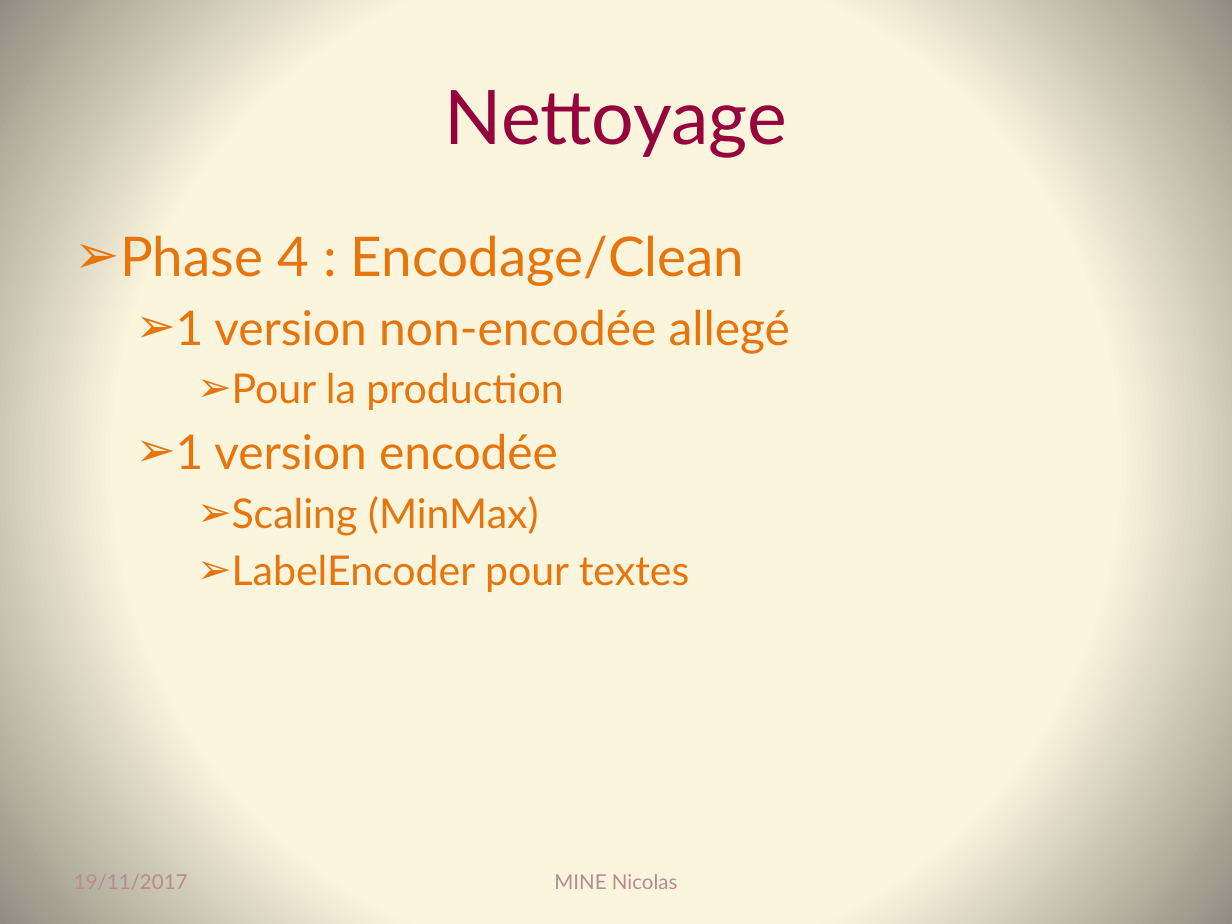
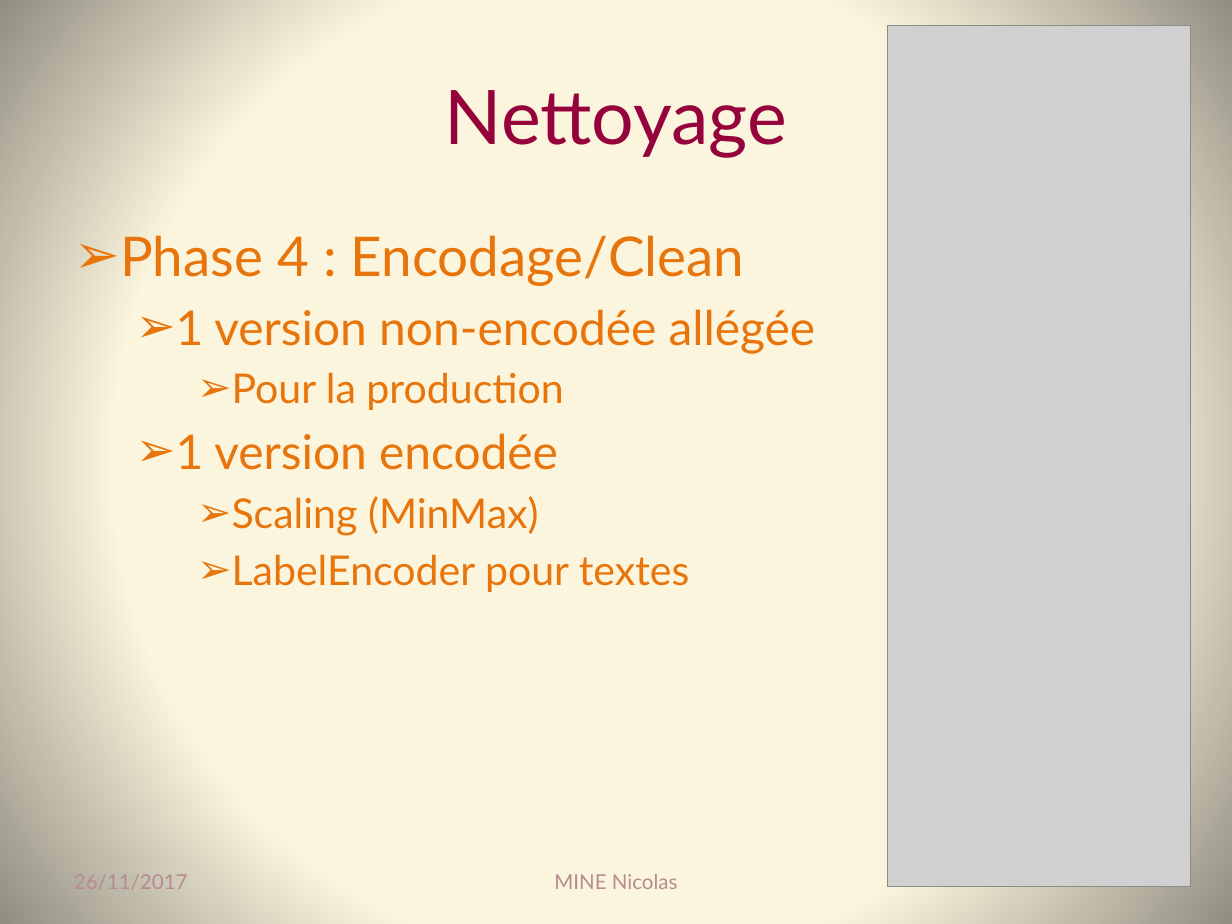
Before and after one commit to Coni63/OC_DS, a slide deck: slide 7 of P3/Presentation-projet_3.pptx. Drawn at 1232x924 pixels with LibreOffice and Linux fonts; fonts in the diff are those of the drawing; grey boxes stand for pictures. Boxes give left, top, right and bottom in pixels: in the first picture for what was removed or moved away, otherwise in the second. Text is boxed around its words. In the diff, an @@ line names an element or a change of style, - is before the commit and + after.

```diff
--- a/P3/Presentation-projet_3.pptx
+++ b/P3/Presentation-projet_3.pptx
@@ picture added at [887,26,1190,887] @@
@@ text at [176,309,816,354]: text changed @@
-  ➢ 1 version non-encodée allegé
+  ➢ 1 version non-encodée allégée
@@ text at [74,874,188,889]: text changed @@
-19/11/2017
+26/11/2017
```
Also in this commit, not shown: 17 other slides changed, 2 slides added, 10 other files.
